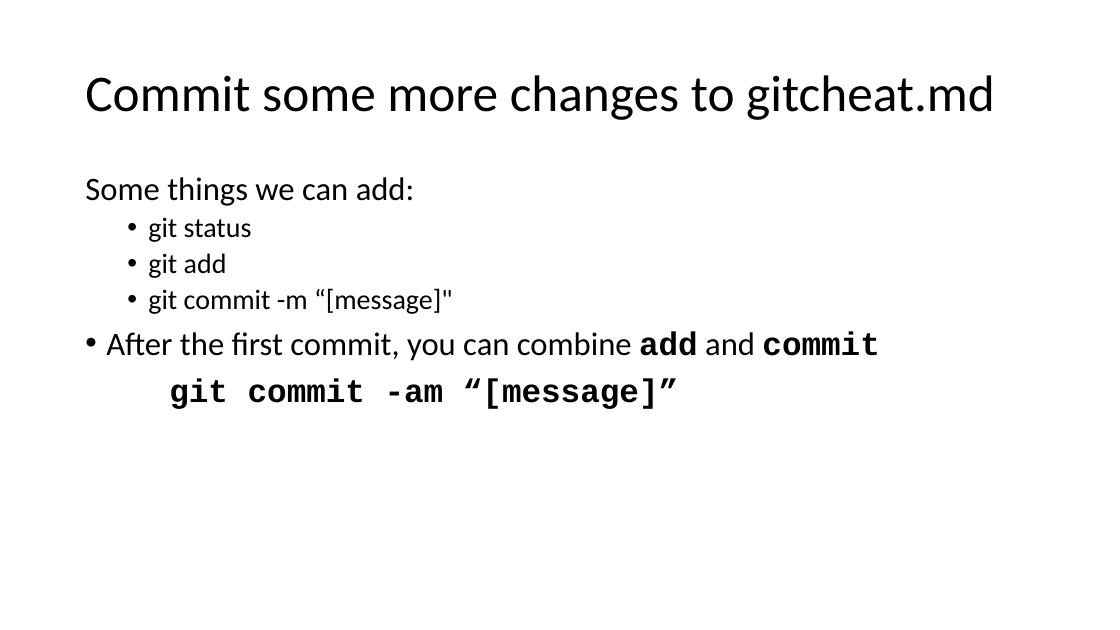
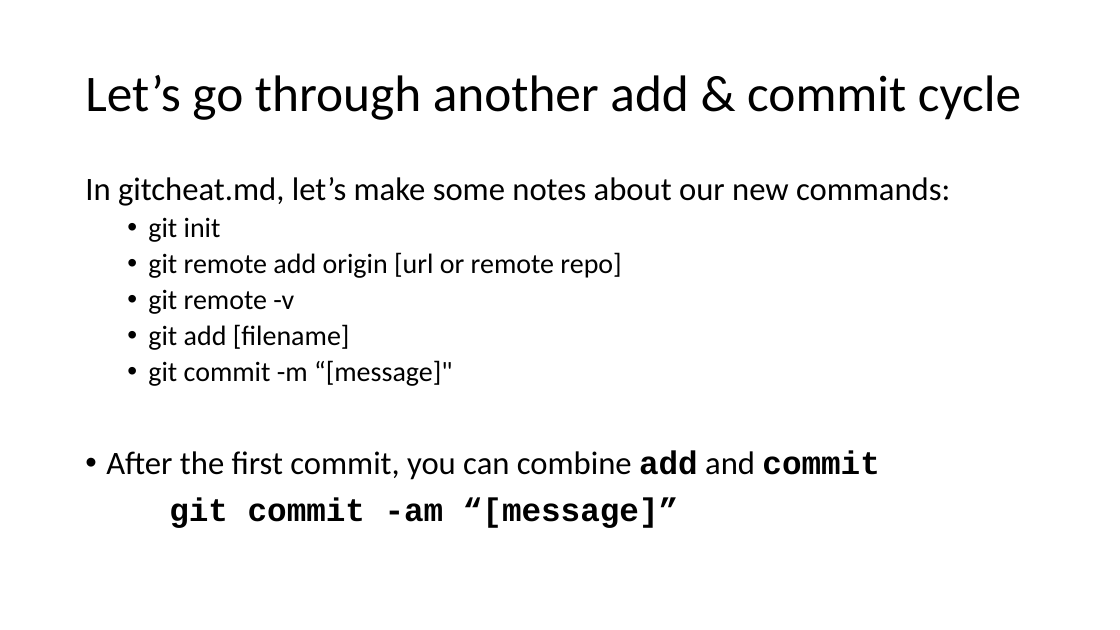
Before and after one commit to jojokarlin/Git_DRI_Jan_2017, a slide deck: slide 22 of GitPres.pptx. Drawn at 1120x630 pixels with LibreOffice and Linux fonts; fonts in the diff are those of the drawing. Boxes give left, top, right and bottom in pixels: in the first picture for what was removed or moved away, otherwise in the second. Text is boxed around its words. In the diff, an @@ line names an element or a change of style, - is before the commit and + after.

```diff
--- a/GitPres.pptx
+++ b/GitPres.pptx
@@ title at [85, 75, 1021, 120]: text changed @@
-Commit some more changes to gitcheat.md
+Let’s go through another add & commit cycle
@@ text at [85, 177, 950, 350]: text changed; size 28 to 24 pt @@
-Some things we can add:
-  • git status
-  • git add
+In gitcheat.md, let’s make some notes about our new commands:
+  • git init
+  • git remote add origin [url or remote repo]
+  • git remote -v
+  • git add [filename]
```
Also in this commit, not shown: 14 other slides changed, 1 slide added, 1 slide removed.
